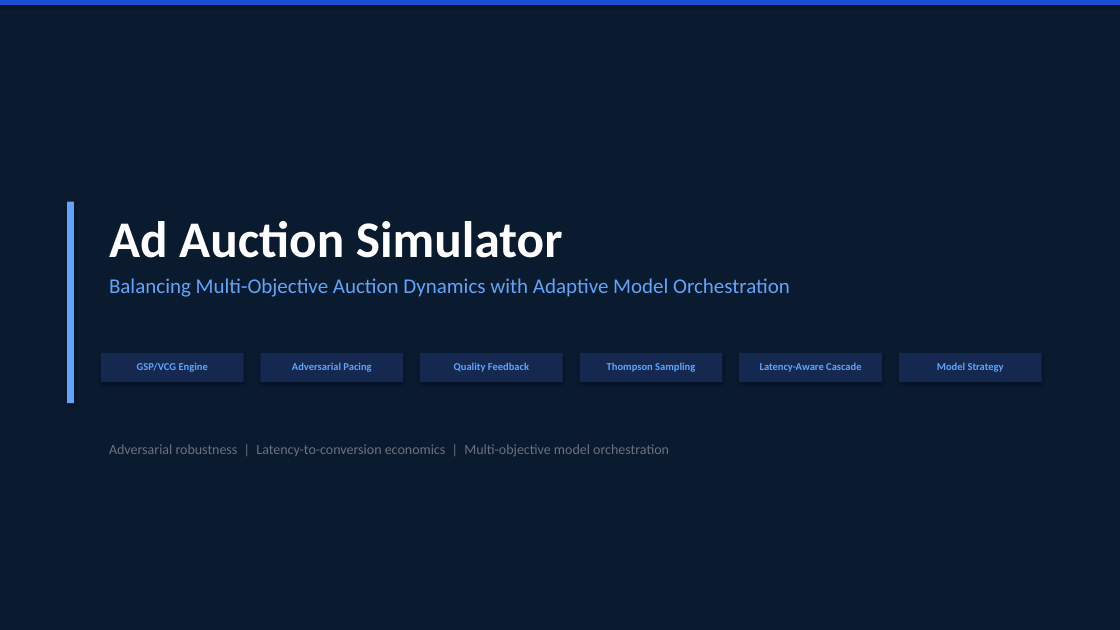
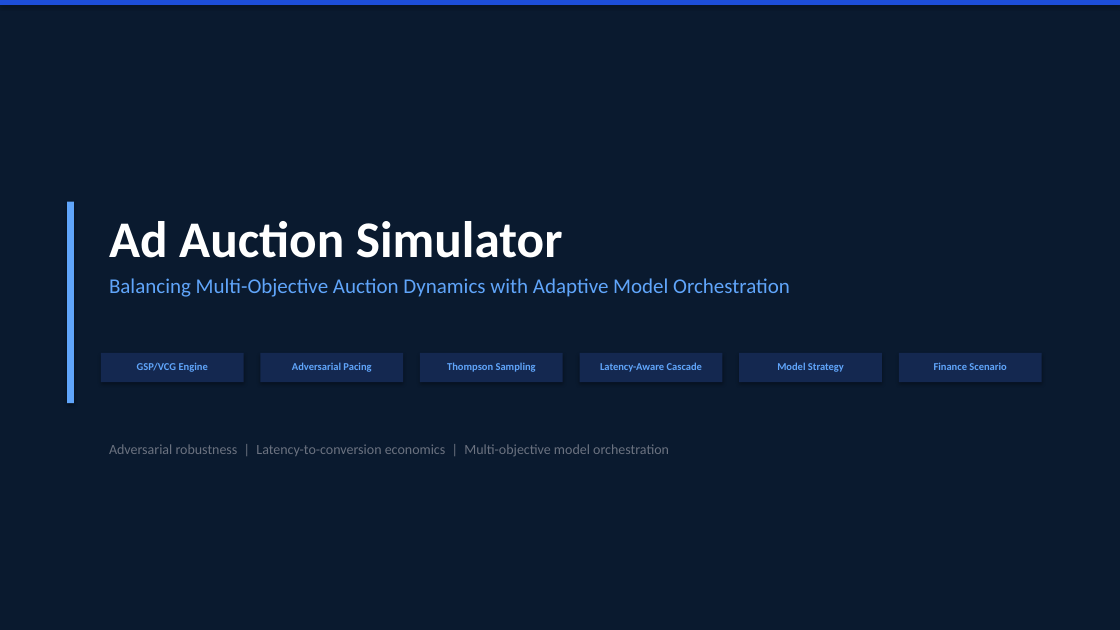
Before and after one commit to yunycao/202602_ad_auction_simulator, a slide deck: slide 1 of Ad_Auction_Simulator_Dashboard.pptx. Drawn at 1120x630 pixels with LibreOffice and Linux fonts; fonts in the diff are those of the drawing. Boxes give left, top, right and bottom in pixels: in the first picture for what was removed or moved away, otherwise in the second. Text is boxed around its words. In the diff, an @@ line names an element or a change of style, - is before the commit and + after.

Commit message:
update financial service scenario
fs scenario simulation

```diff
--- a/Ad_Auction_Simulator_Dashboard.pptx
+++ b/Ad_Auction_Simulator_Dashboard.pptx
@@ 3 texts moved together from (x1=607, y1=362, x2=1004, y2=372) to (x1=447, y1=362, x2=844, y2=372) @@
@@ text removed at (x1=454, y1=362, x2=529, y2=372) @@
-Quality Feedback
@@ text added at (x1=934, y1=362, x2=1006, y2=370), 9 pt, text #60A5FA, bold @@
+Finance Scenario
```
Also in this commit, not shown: 1 other slide changed, 1 slide added, 5 other files.
